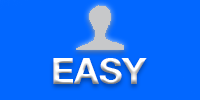
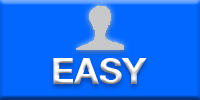
Layered file, before and after one edit (w=200, h=100). Changes by layer:
pixels changed over box(0, 0, 200, 100) (layer not identified)
